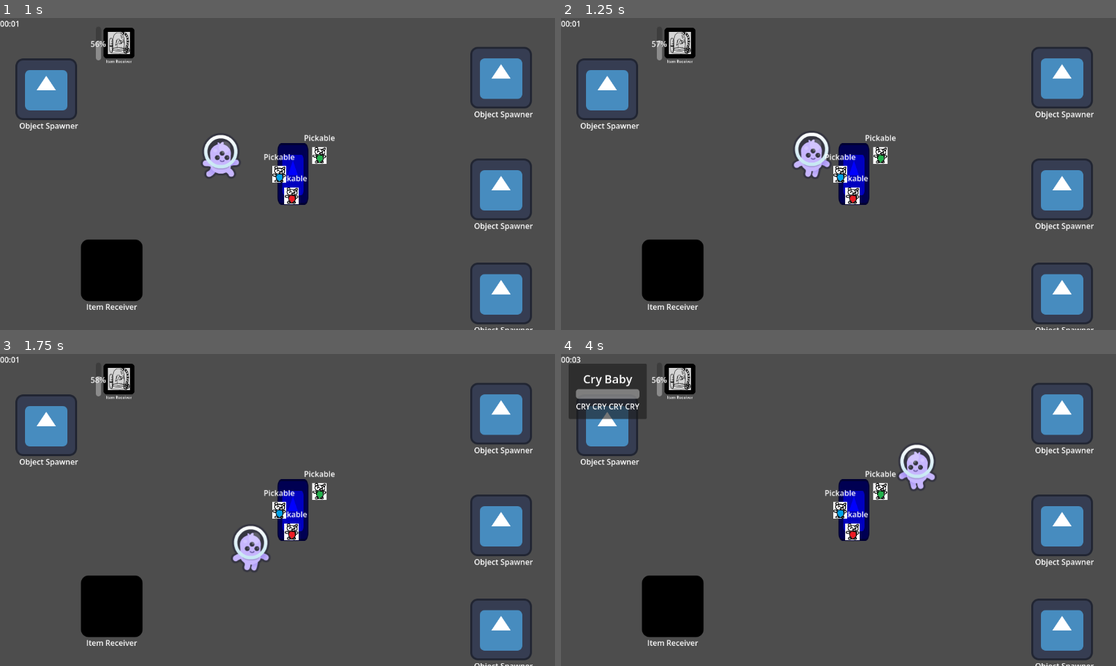
Above: before the commit, frames 1-4 (two rows, left to right).
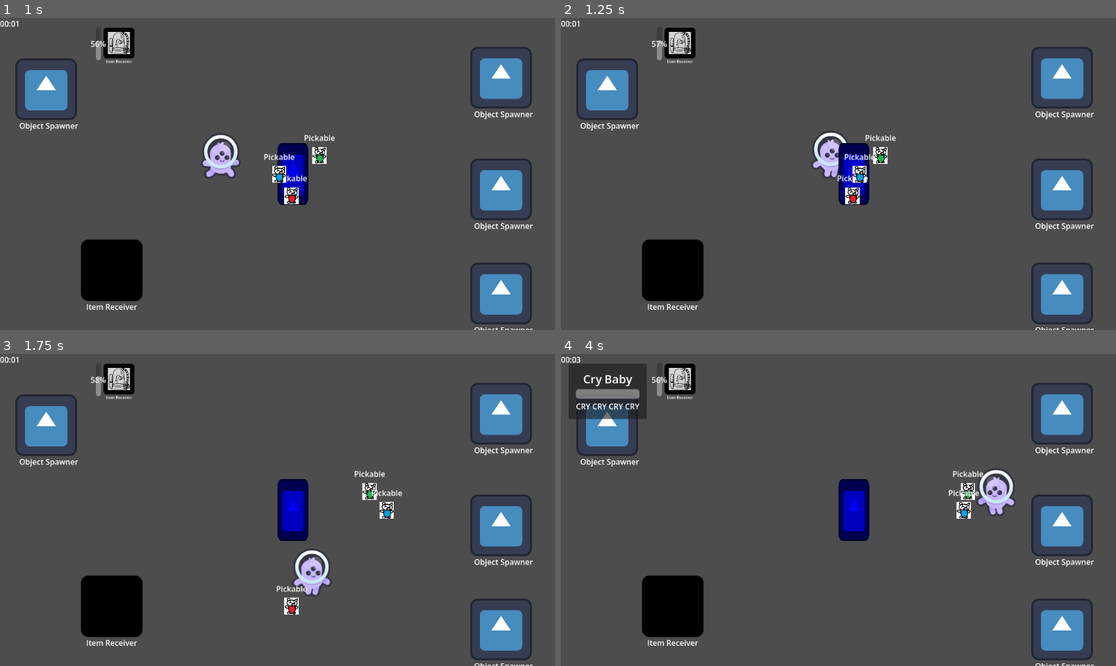
Above: after the commit, the same moments.

Repository: CamaraoLendario/Chaotic-Plants
Game: Godot game, scene res://main_world.tscn
Same seed, same stepped clock (60 frames per second), same inputs: the game is played once before the commit and once after it. The engine's default icon, where the game draws it, is replaced by a stand-in: a white triangle on a blue panel in a dark square.
Inputs (mouse positions are in pixels of both pictures, inside the frame that each line leads up to):
- Up to frame 1 (1 s): move the mouse to (399, 158) at 0.52 s; hold D (Right) from 0.53 s (still down); tap F (Drop) at 0.6 s
- Up to frame 2 (1.25 s): keep holding D (Right)
- Up to frame 3 (1.75 s): move the mouse to (166, 525) at 1.27 s; release D (Right) at 1.28 s; hold S (Down) from 1.28 s (still down); tap F (Drop) at 1.35 s
- Up to frame 4 (4 s): move the mouse to (894, 441) at 2.02 s; release S (Down) at 2.03 s; hold D (Right) 2.03-2.78 s; tap E (Interact) at 2.1 s; tap F (Drop) at 2.3, 3.05, 3.6 s; move the mouse to (810, 572) at 2.77 s; hold W (Up) 2.78-3.53 s; click (810, 572) at 2.85 s; move the mouse to (1005, 556) at 3.52 s; hold A (Left) from 3.53 s (still down)

Frame 1 is identical in both runs. In frame 2, 1.2% of the frame differs, in the area x 41-57%, y 36-53%; in frame 3, 2.3%, in the area x 41-73%, y 37-84%; in frame 4, 2.1%.

Commit message:
moranguinhos are done

Diff:
--- /dev/null
+++ b/Plants/strawberry/strawberry.tscn
@@ -0,0 +1,47 @@
+[gd_scene format=3 uid="uid://bcmea4aa2xtrn"]
+
+[ext_resource type="Script" uid="uid://w0bpjmca2sr" path="res://character/character.gd" id="1_6cjpo"]
+[ext_resource type="Script" uid="uid://cc1c77pfsl8dh" path="res://ai/run_away_from_player_ai.gd" id="2_nimrw"]
+[ext_resource type="Texture2D" uid="uid://chnu528uov0n" path="res://icon.svg" id="3_nimrw"]
+[ext_resource type="Script" uid="uid://d5sfdadk20ij" path="res://interact/pickable.gd" id="4_cbahg"]
+
+[sub_resource type="CircleShape2D" id="CircleShape2D_nimrw"]
+
+[node name="Strawberry" type="CharacterBody2D" unique_id=352578681 node_paths=PackedStringArray("anchor")]
+script = ExtResource("1_6cjpo")
+maxSpeed = 400.0
+anchor = NodePath("Anchor")
+metadata/_custom_type_script = "uid://w0bpjmca2sr"
+
+[node name="RunAwayAI" type="Node" parent="." unique_id=2026846440 node_paths=PackedStringArray("character", "wallChecker")]
+script = ExtResource("2_nimrw")
+minDistanceToPlayer = 300
+rotationDegreesVariance = 45
+wallAvoidance = 0.15
+character = NodePath("..")
+wallChecker = NodePath("../Anchor/RayCast2D")
+
+[node name="Sprite2D" type="Sprite2D" parent="." unique_id=1054295109]
+modulate = Color(1, 0, 0.16470589, 1)
+scale = Vector2(0.25, 0.25)
+texture = ExtResource("3_nimrw")
+
+[node name="CollisionShape2D" type="CollisionShape2D" parent="." unique_id=1796652580]
+shape = SubResource("CircleShape2D_nimrw")
+
+[node name="Anchor" type="Node2D" parent="." unique_id=1990168994]
+
+[node name="RayCast2D" type="RayCast2D" parent="Anchor" unique_id=281639323]
+target_position = Vector2(64, 0)
+
+[node name="Pickable" type="Area2D" parent="." unique_id=798233956]
+script = ExtResource("4_cbahg")
+metadata/_custom_type_script = "uid://d5sfdadk20ij"
+
+[node name="CollisionShape2D" type="CollisionShape2D" parent="Pickable" unique_id=1064375646]
+shape = SubResource("CircleShape2D_nimrw")
+
+[connection signal="WasDropped" from="Pickable" to="RunAwayAI" method="enable" unbinds=1]
+[connection signal="WasDropped" from="Pickable" to="CollisionShape2D" method="set_disabled" unbinds=1 binds= [false]]
+[connection signal="WasPickedUp" from="Pickable" to="RunAwayAI" method="disable" unbinds=1]
+[connection signal="WasPickedUp" from="Pickable" to="CollisionShape2D" method="set_disabled" unbinds=1 binds= [true]]
--- /dev/null
+++ b/ai/run_away_from_player_ai.gd
@@ -0,0 +1,50 @@
+extends Node
+
+@export var minDistanceToPlayer = 100
+@export var rotationDegreesVariance = 15
+@export_range(0, 1, 0.001) var wallAvoidance = 0.2
+
+@export_group("References")
+@export var character: Character
+@export var wallChecker: RayCast2D
+
+var minDistanceToPlayerSquared
+
+var player: Node2D
+
+var goalDir: Vector2
+
+# Called when the node enters the scene tree for the first time.
+func _ready() -> void:
+	minDistanceToPlayerSquared = minDistanceToPlayer*minDistanceToPlayer
+	player = get_tree().get_first_node_in_group("Player")
+
+
+# Called every frame. 'delta' is the elapsed time since the previous frame.
+func _physics_process(delta: float) -> void:
+	if player.global_position.distance_squared_to(owner.global_position) < minDistanceToPlayerSquared:
+		run_away(delta)
+	else:
+		character.wishDir = Vector2.ZERO
+
+func run_away(delta: float) -> void:
+	var baseDir = player.global_position.direction_to(owner.global_position)
+	var rotation = deg_to_rad(randf_range(-rotationDegreesVariance, rotationDegreesVariance))
+	goalDir = goalDir.move_toward(baseDir.rotated(rotation), delta)
+
+	wallChecker.global_rotation = goalDir.angle()
+	if wallChecker.is_colliding():
+		var normal = wallChecker.get_collision_normal()
+		goalDir = goalDir * (1 - wallAvoidance) + normal * wallAvoidance
+
+	character.wishDir = goalDir.normalized()
+
+func is_close_to_wall() -> bool:
+	return wallChecker.is_colliding()
+
+func disable():
+	character.wishDir = Vector2.ZERO
+	process_mode = Node.PROCESS_MODE_DISABLED
+
+func enable():
+	process_mode = Node.PROCESS_MODE_INHERIT
--- a/character/character.gd
+++ b/character/character.gd
@@ -4,6 +4,7 @@
 @export var acceleration : float = 4000.0
 @export var drag : float = 3000.0
 @export var maxSpeed : float = 500.0
+@export var litterPushForce: float = 100.0
 
 @export_group("References")
 @export var anchor: Node2D
@@ -28,4 +29,9 @@
 
 	move_and_slide()
 
+	for i in get_slide_collision_count():
+		var c = get_slide_collision(i)
+		if c.get_collider() is RigidBody2D:
+			c.get_collider().apply_central_impulse(-c.get_normal() * litterPushForce)
+
 	anchor.rotation = aimDir.angle()
--- a/character/character.tscn
+++ b/character/character.tscn
@@ -61,7 +61,8 @@
 [sub_resource type="RectangleShape2D" id="RectangleShape2D_hx151"]
 size = Vector2(84, 104)
 
-[node name="character" type="CharacterBody2D" unique_id=1793507303 node_paths=PackedStringArray("anchor", "objectHolder")]
+[node name="character" type="CharacterBody2D" unique_id=1793507303 node_paths=PackedStringArray("anchor", "objectHolder") groups=["Player"]]
+motion_mode = 1
 script = ExtResource("1_pjt0s")
 anchor = NodePath("Anchor")
 objectHolder = NodePath("Anchor/Picker/ObjectHolder")
@@ -70,7 +71,7 @@
 position = Vector2(0, -52.5)
 shape = SubResource("RectangleShape2D_wfnr8")
 
-[node name="InputHandler" type="Node" parent="." unique_id=371800208 node_paths=PackedStringArray("interactor", "picker", "thrower", "anchor")]
+[node name="InputHandler" type="Node" parent="." unique_id=371800208 node_paths=PackedStringArray("interactor", "picker", "thrower", "anchor") groups=["Player"]]
 script = ExtResource("2_wa5vi")
 interactor = NodePath("../Anchor/Interactor")
 picker = NodePath("../Anchor/Picker")
--- a/interact/object_holder.gd
+++ b/interact/object_holder.gd
@@ -7,6 +7,11 @@
 @export var objectDropPoint: Node2D
 
 var currentHoldedObject: Pickable
+
+func _physics_process(delta: float) -> void:
+	if is_holding():
+		currentHoldedObject.owner.position = Vector2.ZERO
+		currentHoldedObject.owner.rotation = 0
 
 func hold_object(pickable: Pickable):
 	if !is_holding():
--- a/project.godot
+++ b/project.godot
@@ -22,6 +22,7 @@
 [global_group]
 
 World=""
+Player=""
 
 [input]
 
--- a/proto_object.tscn
+++ b/proto_object.tscn
@@ -34,3 +34,6 @@
 
 [node name="CollisionShape2D" type="CollisionShape2D" parent="Pickable" unique_id=1340029393]
 shape = SubResource("RectangleShape2D_2iui2")
+
+[connection signal="WasDropped" from="Pickable" to="CollisionShape2D" method="set_disabled" unbinds=1 binds= [false]]
+[connection signal="WasPickedUp" from="Pickable" to="CollisionShape2D" method="set_disabled" unbinds=1 binds= [true]]
Not shown, added: ai/run_away_from_player_ai.gd.uid
Not shown: 1 places in character/character.tscn that only renumber resources
